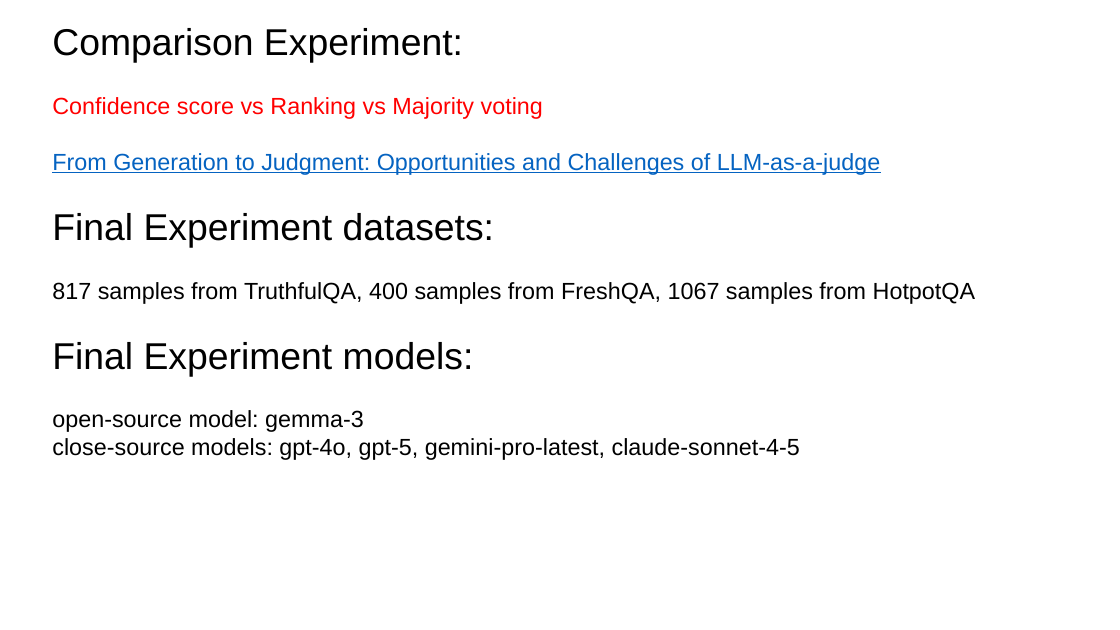
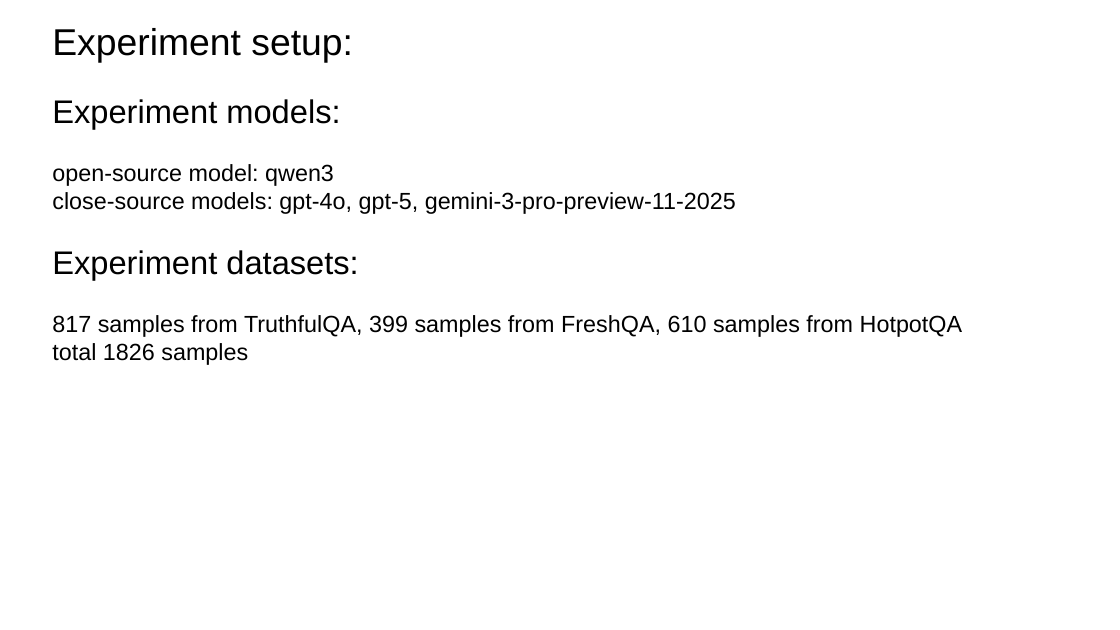
Before and after one commit to zbybr/LLMHalluMiti, a slide deck: slide 2 of slides/20260108.pptx. Drawn at 1120x630 pixels with LibreOffice and Linux fonts; fonts in the diff are those of the drawing. Boxes give left, top, right and bottom in pixels: in the first picture for what was removed or moved away, otherwise in the second. Text is boxed around its words. In the diff, an @@ line names an element or a change of style, - is before the commit and + after.

Commit message:
update slides for presentation 20260108

```diff
--- a/slides/20260108.pptx
+++ b/slides/20260108.pptx
@@ text at box(52, 28, 962, 365): text changed @@
-Comparison Experiment:
-Confidence score vs Ranking vs Majority voting
-From Generation to Judgment: Opportunities and Challenges of LLM-as-a-judge
-Final Experiment datasets:
-817 samples from TruthfulQA, 400 samples from FreshQA, 1067 samples from HotpotQA
-Final Experiment models:
-open-source model: gemma-3
-close-source models: gpt-4o, gpt-5, gemini-pro-latest, claude-sonnet-4-5
+Experiment setup:
+Experiment models:
+open-source model: qwen3
+close-source models: gpt-4o, gpt-5, gemini-3-pro-preview-11-2025
+Experiment datasets:
+817 samples from TruthfulQA, 399 samples from FreshQA, 610 samples from HotpotQA
+total 1826 samples
```
Also in this commit, not shown: 2 slides added, 3 slides removed, 8 other files.
